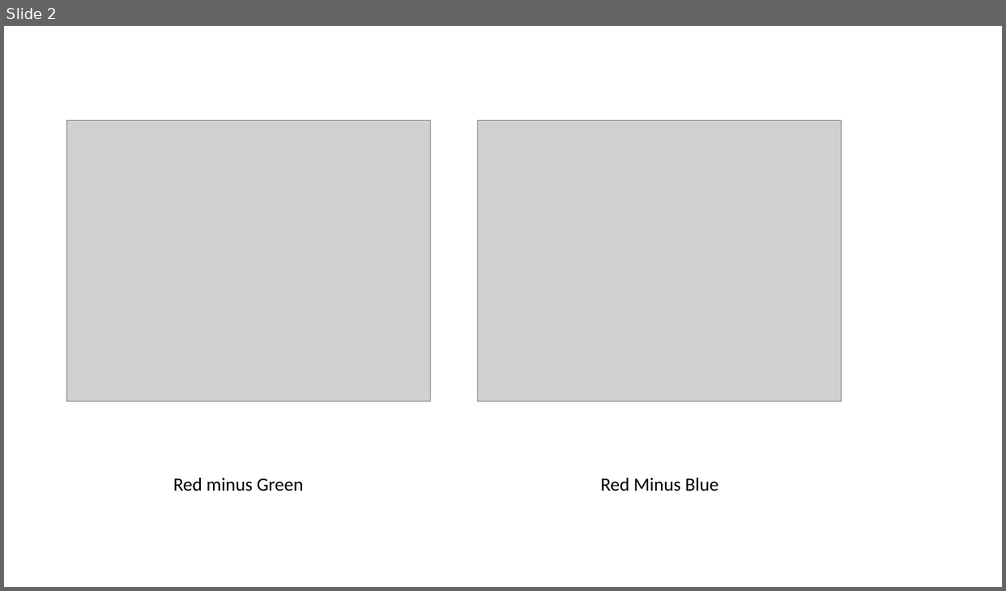
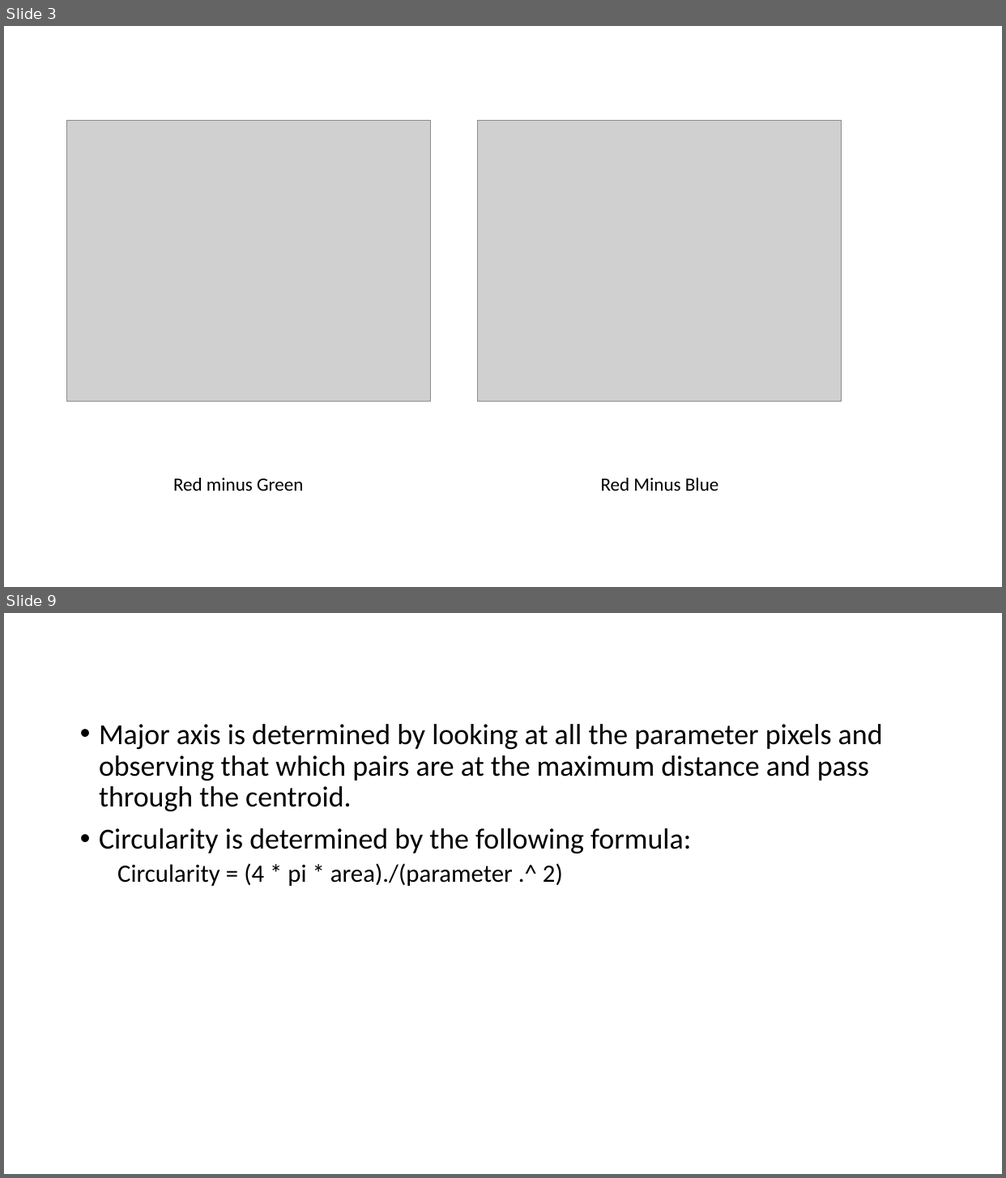
Before and after one commit to Ammartauqir/image_manipulation_MATLAB, a slide deck: ProblemReports.pptx. Shown one above the other, each under a label of ours: slide 2 before the commit, slides 3 and 9 after it; the slides between them are not shown. The pictures are 1006x591 and 1006x1178 pixels, drawn with LibreOffice and Linux fonts; fonts in the diff are those of the drawing; grey boxes stand for pictures. Boxes give left, top, right and bottom in pixels: in the first picture for what was removed or moved away, otherwise in the second. Text is boxed around its words. In the diff, an @@ line names an element or a change of style, - is before the commit and + after.

```diff
--- a/ProblemReports.pptx
+++ b/ProblemReports.pptx
@@ slide 9 added at box(4, 613, 1002, 1174), background #FFFFFF @@
@@ text added at box(99, 724, 883, 886), 28 pt, text #000000 @@
+• Major axis is determined by looking at all the parameter pixels and observing that which pairs are at the maximum distance and pass through the centroid.
+• Circularity is determined by the following formula:
+  Circularity = (4 * pi * area)./(parameter .^ 2)
@@ what was slide 2 is now slide 3 @@
```
Also in this commit, not shown: 10 other slides added, 1 slide removed, 9 other files.
